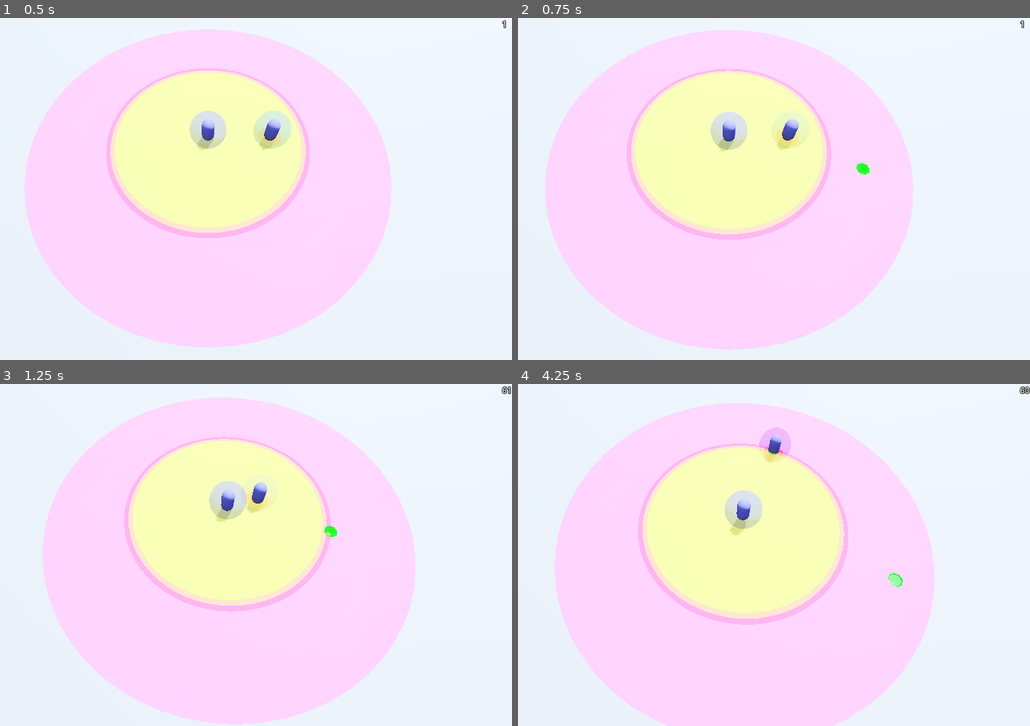
Above: before the commit, frames 1-4 (two rows, left to right).
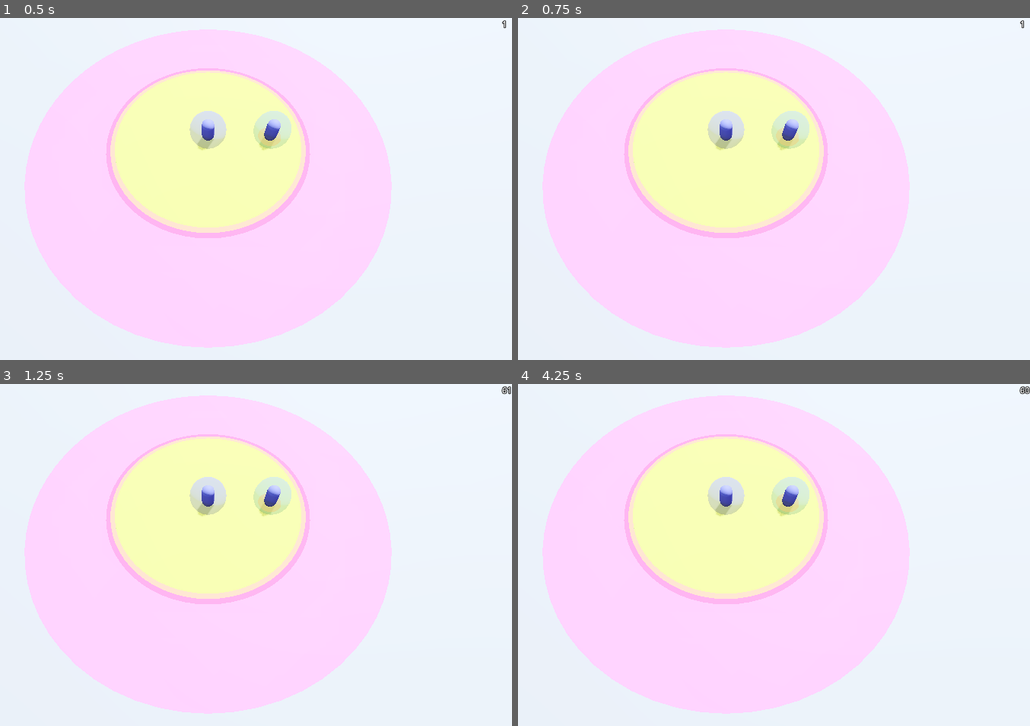
Above: after the commit, the same moments.

Repository: DaughterOfZaun/League-of-Jinx
Game: Godot game, scene res://Scene.tscn
Two runs of this game, one before a commit and one after it. Both use one fixed random seed, a clock stepped at 60 frames per second and the inputs below.
Inputs (mouse positions are in pixels of both pictures, inside the frame that each line leads up to):
- Up to frame 1 (0.5 s): no input
- Up to frame 2 (0.75 s): tap Enter at 0.5 s; move the mouse to (861, 171) at 0.52 s; click (861, 171) at 0.67 s
- Up to frame 3 (1.25 s): no input
- Up to frame 4 (4.25 s): move the mouse to (605, 572) at 1.27 s; click (605, 572) at 1.42 s; move the mouse to (789, 479) at 2.02 s; click (789, 479) at 2.17 s; move the mouse to (697, 623) at 2.77 s; click (697, 623) at 2.92 s; move the mouse to (907, 606) at 3.52 s; click (907, 606) at 3.67 s

Frame 1 is identical in both runs. In frame 2, 3.4% of the frame differs, in the area x 4-78%, y 3-98%; in frame 3, 16%; in frame 4, 19%, in the area x 4-82%, y 3-100%.
Error after the commit: Invalid assignment of property or key 'attacker' with value of type 'CharacterBody3D (Character)' on a base object of type 'Node (B)'. (res://BuffManager.gd:86)

Commit message:
working on buffs

Diff:
--- a/BuffManager.gd
+++ b/BuffManager.gd
@@ -1,9 +1,67 @@
 class_name Buffs
 extends Node
+
+const DUPLICATE_ALL := \
+	Node.DUPLICATE_SIGNALS |\
+	Node.DUPLICATE_GROUPS |\
+	Node.DUPLICATE_SCRIPTS |\
+	Node.DUPLICATE_USE_INSTANTIATION
+
+class Slot:
+
+	var stacks: Array[Buff] = []
+
+	func clear():
+		stacks.clear()
+		return self
+
+	func add(buff: Buff, count := 1, continious := false):
+		for i in range(count):
+			stacks.append(buff if i == 0 else buff.duplicate(DUPLICATE_ALL))
+		return self
+
+	func remove_stacks(count := 0):
+		if count == 0 || count == len(stacks):
+			return clear()
+		if count < 0:
+			count += len(stacks)
+		if count > 0:
+			var final_len := len(stacks) - count
+			stacks.sort_custom(func (a: Buff, b: Buff): a.duration_remain > b.duration_remain)
+			stacks.resize(final_len)
+		return self
+
+signal slot_added(slot: Slot)
 
 @onready var me := get_parent() as Character
 func _ready():
 	me.buffs = self
+
+var slots := {}
+func get_slot(type: Script, attacker: Character, create := false) -> Slot:
+	var slot: Slot
+	var slots_of_type: Dictionary = slots.get(type, null)
+	if slots_of_type == null:
+		if create:
+			slots_of_type = {}
+			slots[type] = slots_of_type
+		else:
+			return null
+	else:
+		slot = slots_of_type.get(attacker, null)
+
+	if slot == null:
+		if create:
+			slot = Slot.new()
+			slots_of_type[attacker] = slot
+		else:
+			return null
+
+	if (attacker == null && len(slots_of_type.keys()) > 1)\
+	|| (attacker != null && slots_of_type.has(null)):
+		push_warning(type, ".stacks_exclusive value is inconsistent")
+
+	return slot
 
 func add(
 	attacker: Character,
@@ -11,14 +69,46 @@
 	max_stack := 1,
 	number_of_stacks := 1,
 	duration := 25000.0,
-	buff_add_type := Enums.BuffAddType.REPLACE_EXISTING,
-	buff_type := Enums.BuffType.INTERNAL,
-	tickRate := 0.0,
+	add_type := Enums.BuffAddType.REPLACE_EXISTING,
+	type := Enums.BuffType.INTERNAL,
+	tick_rate := 0.0,
 	stacks_exclusive := true,
 	can_mitigate_duration := false,
 	is_hidden_on_client := false
 ):
-	pass
+	number_of_stacks = min(max_stack, number_of_stacks)
+	match add_type:
+		Enums.BuffAddType.REPLACE_EXISTING,\
+		Enums.BuffAddType.RENEW_EXISTING\
+		when number_of_stacks > 1 or max_stack > 1:
+			push_warning()
+
+	buff.attacker = attacker
+	buff.caster = attacker
+	buff.target = me
+	buff.host = me
+	buff.max_stack = max_stack
+	buff.duration = duration
+	buff.add_type = add_type
+	buff.type = type
+	buff.tick_rate = tick_rate
+	buff.stacks_exclusive = stacks_exclusive
+	buff.can_mitigate_duration = can_mitigate_duration
+	buff.is_hidden_on_client = is_hidden_on_client
+
+	var script: Script = buff.get_script()
+	var slot := get_slot(script, attacker, true)
+	match add_type:
+		Enums.BuffAddType.REPLACE_EXISTING:
+			slot.clear().add(buff, number_of_stacks)
+		Enums.BuffAddType.RENEW_EXISTING:
+			slot.remove_stacks(-max_stack).renew(duration)
+		Enums.BuffAddType.STACKS_AND_RENEWS:
+			slot.renew(duration).add(buff, number_of_stacks)
+		Enums.BuffAddType.STACKS_AND_CONTINUE:
+			slot.add(buff, number_of_stacks, true) #TODO
+		Enums.BuffAddType.STACKS_AND_OVERLAPS:
+			slot.add(buff, number_of_stacks)
 
 func dispell_negative():
 	pass
@@ -26,14 +116,14 @@
 func clear(type):
 	pass
 
-func remove_and_renew(type, resetDuration: float, attacker: Character = null):
+func remove_and_renew(type, reset_duration: float, attacker: Character = null):
 	remove(type, attacker);
-	renew(type, resetDuration);
+	renew(type, reset_duration);
 
-func renew(type, resetDuration: float):
+func renew(type, reset_duration: float):
 	pass
 
-func remove_stacks(type, numStacks: int, attacker: Character = null):
+func remove_stacks(type, num_stacks: int, attacker: Character = null):
 	pass
 
 func remove(type, attacker: Character = null):
--- a/Scene.tscn
+++ b/Scene.tscn
@@ -140,7 +140,16 @@
 
 [node name="Scene" type="Node3D"]
 
-[node name="Label" type="Label" parent="."]
+[node name="Control" type="Control" parent="."]
+layout_mode = 3
+anchors_preset = 15
+anchor_right = 1.0
+anchor_bottom = 1.0
+grow_horizontal = 2
+grow_vertical = 2
+
+[node name="Label" type="Label" parent="Control"]
+layout_mode = 1
 anchors_preset = 1
 anchor_left = 1.0
 anchor_right = 1.0
@@ -153,6 +162,15 @@
 text = "60"
 script = ExtResource("1_yr04n")
 
+[node name="HBoxContainer" type="HBoxContainer" parent="Control"]
+layout_mode = 1
+anchors_preset = 12
+anchor_top = 1.0
+anchor_right = 1.0
+anchor_bottom = 1.0
+grow_horizontal = 2
+grow_vertical = 0
+
 [node name="WorldEnvironment" type="WorldEnvironment" parent="."]
 environment = SubResource("Environment_jeear")
 
